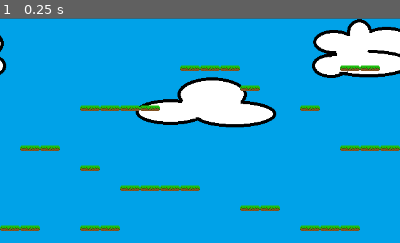
Above: before the commit, frame 1.
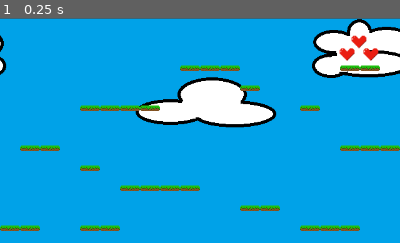
Above: after the commit, the same moment.

Repository: VjjT/gamejamtiimi7
Game: Godot game, scene res://level/main.tscn
The game is run twice, just before and just after one commit, with the same random seed, the same clock (stepped at 60 frames per second) and the same inputs.
Inputs:
- Up to frame 1 (0.25 s): no input
The pictures show only the part of the screen within x 50-100%, y 0-50%; the shares and areas given below are measured in that part.

The runs differ from the first frame. In frame 1, 0.5% of the frame differs, in the area x 84-95%, y 7-20%.

Commit message:
päivitetty kenttää ja spritejä

Diff:
--- a/tiimi-7-gamejam/level/main.tscn
+++ b/tiimi-7-gamejam/level/main.tscn
@@ -1,11 +1,16 @@
-[gd_scene load_steps=5 format=4 uid="uid://ddwgfcpabegla"]
+[gd_scene load_steps=7 format=4 uid="uid://ddwgfcpabegla"]
 
 [ext_resource type="Texture2D" uid="uid://fy6nk5vcwcjg" path="res://taustakuva/pelitausta.png" id="1_0ukcc"]
 [ext_resource type="TileSet" uid="uid://celmanpeemho8" path="res://level/scane/leveltiles.tres" id="1_414cb"]
+[ext_resource type="PackedScene" uid="uid://scy4degaool4" path="res://tasot/vesi.tscn" id="1_k8f8b"]
 [ext_resource type="PackedScene" uid="uid://blt22gdd82uj3" path="res://pelaaja/pelaaja.tscn" id="3_nt2wp"]
 [ext_resource type="PackedScene" uid="uid://dv0oxehh2jdh7" path="res://kolikko/coin.tscn" id="4_qh04p"]
+[ext_resource type="Texture2D" uid="uid://dskoq4j2re1dx" path="res://heart/heart.png" id="6_7vc00"]
 
 [node name="main" type="Node2D"]
+
+[node name="vesi2" parent="." instance=ExtResource("1_k8f8b")]
+position = Vector2(634, 605)
 
 [node name="taustakuva" type="Sprite2D" parent="."]
 position = Vector2(643, 361)
@@ -27,3 +32,26 @@
 
 [node name="coin" parent="." instance=ExtResource("4_qh04p")]
 position = Vector2(258, 424)
+
+[node name="CanvasLayer" type="CanvasLayer" parent="."]
+
+[node name="TextureRect" type="TextureRect" parent="CanvasLayer"]
+offset_left = 1176.0
+offset_top = 41.0
+offset_right = 1216.0
+offset_bottom = 81.0
+texture = ExtResource("6_7vc00")
+
+[node name="TextureRect2" type="TextureRect" parent="CanvasLayer"]
+offset_left = 1214.0
+offset_top = 41.0
+offset_right = 1254.0
+offset_bottom = 81.0
+texture = ExtResource("6_7vc00")
+
+[node name="TextureRect3" type="TextureRect" parent="CanvasLayer"]
+offset_left = 1195.0
+offset_top = 21.0
+offset_right = 1235.0
+offset_bottom = 61.0
+texture = ExtResource("6_7vc00")
--- /dev/null
+++ b/tiimi-7-gamejam/pelaaja/pelaaja.gd
@@ -0,0 +1,83 @@
+extends CharacterBody2D
+
+@onready var heart = get_node("/root/main/CanvasLayer")
+@onready var sprite = $AnimatedSprite2D
+
+var score = 0
+var health = 3
+var max_health = 3
+
+const SPEED = 200.0
+const JUMP_VELOCITY = -300.0
+const MAX_JUMPS = 2
+
+var jump_count = 0
+var start_position: Vector2
+
+func _ready():
+	start_position = global_position
+	update_heart()
+
+func add_score(amount):
+	score += amount
+	print("Score:", score)
+
+func take_damage(amount):
+	health -= amount
+	print("Health:", health)
+
+	if health <= 0:
+		die()
+	else:
+		update_heart()
+
+func update_heart():
+	if heart == null:
+		return
+
+	for i in range(heart.get_child_count()):
+		heart.get_child(i).visible = i < health
+
+func die():
+	global_position = start_position + Vector2(0, -10)
+	velocity = Vector2.ZERO
+	health = max_health
+	jump_count = 0
+	update_heart()
+
+func _physics_process(delta: float) -> void:
+	# Gravity
+	if not is_on_floor():
+		velocity += get_gravity() * delta
+	else:
+		jump_count = 0
+
+	# Jump
+	if Input.is_action_just_pressed("ui_accept") and jump_count < MAX_JUMPS:
+		velocity.y = JUMP_VELOCITY
+		jump_count += 1
+
+	# Movement
+	var direction = Input.get_axis("ui_left", "ui_right")
+
+	if direction != 0:
+		velocity.x = direction * SPEED
+	else:
+		velocity.x = move_toward(velocity.x, 0, SPEED)
+
+	move_and_slide()
+	update_animation(direction)
+
+func update_animation(direction):
+	if sprite == null:
+		return
+
+	if not is_on_floor():
+		sprite.play("jump")
+	elif direction != 0:
+		sprite.play("move")
+	else:
+		sprite.play("idle")
+
+	if direction != 0:
+		sprite.flip_h = direction < 0
--- a/tiimi-7-gamejam/pelaaja/pelaaja.tscn
+++ b/tiimi-7-gamejam/pelaaja/pelaaja.tscn
@@ -1,59 +1,7 @@
 [gd_scene load_steps=8 format=3 uid="uid://blt22gdd82uj3"]
 
 [ext_resource type="Texture2D" uid="uid://chtulh072ekve" path="res://pelaaja/pelaaja.png" id="1_1tdaa"]
-
-[sub_resource type="GDScript" id="GDScript_1tdaa"]
-script/source = "extends CharacterBody2D
-var score = 0
-func add_score(amount):
-	score += amount
-	print(score)
-
-const SPEED = 200.0
-const JUMP_VELOCITY = -300.0
-const MAX_JUMPS = 2
-
-var jump_count = 0
-
-func _physics_process(delta: float) -> void:
-	# Gravity
-	if not is_on_floor():
-		velocity += get_gravity() * delta
-	else:
-		jump_count = 0
-
-	# Jump + double jump
-	if Input.is_action_just_pressed(\"ui_accept\") and jump_count < MAX_JUMPS:
-		velocity.y = JUMP_VELOCITY
-		jump_count += 1
-
-	# Movement
-	var direction := Input.get_axis(\"ui_left\", \"ui_right\")
-	if direction:
-		velocity.x = direction * SPEED
-	else:
-		velocity.x = move_toward(velocity.x, 0, SPEED)
-
-	move_and_slide()
-
-	update_animation(direction)
-
-
-func update_animation(direction):
-	var sprite = $AnimatedSprite2D
-
-	if not is_on_floor():
-		sprite.play(\"jump\")
-	elif direction != 0:
-		sprite.play(\"move\")
-	else:
-		sprite.play(\"idle\")
-
-	# Flip sprite based on direction
-	if direction != 0:
-		sprite.flip_h = direction < 0
-
-"
+[ext_resource type="Script" uid="uid://bh6euldqh1q2p" path="res://pelaaja/pelaaja.gd" id="1_40dbr"]
 
 [sub_resource type="RectangleShape2D" id="RectangleShape2D_1tdaa"]
 size = Vector2(35, 53)
@@ -98,7 +46,7 @@
 }]
 
 [node name="pelaaja" type="CharacterBody2D"]
-script = SubResource("GDScript_1tdaa")
+script = ExtResource("1_40dbr")
 
 [node name="CollisionShape2D" type="CollisionShape2D" parent="."]
 texture_filter = 1
--- /dev/null
+++ b/tiimi-7-gamejam/tasot/vesi.tscn
@@ -0,0 +1,15 @@
+[gd_scene load_steps=3 format=3 uid="uid://scy4degaool4"]
+
+[ext_resource type="Script" uid="uid://bsl05cd55etbc" path="res://vesi.gd" id="1_4w4ol"]
+
+[sub_resource type="RectangleShape2D" id="RectangleShape2D_xnpme"]
+size = Vector2(1332, 35)
+
+[node name="vesi" type="Area2D"]
+script = ExtResource("1_4w4ol")
+
+[node name="CollisionShape2D" type="CollisionShape2D" parent="."]
+position = Vector2(1, -2)
+shape = SubResource("RectangleShape2D_xnpme")
+
+[connection signal="body_entered" from="." to="." method="_on_body_entered"]
--- /dev/null
+++ b/tiimi-7-gamejam/vesi.gd
@@ -0,0 +1,4 @@
+extends Area2D
+func _on_body_entered(body):
+	if body.name == "pelaaja":
+		body.die()
Not shown, added: tiimi-7-gamejam/items/kivi.png.import
Not shown, added: tiimi-7-gamejam/pelaaja/pelaaja.gd.uid
Not shown, added: tiimi-7-gamejam/vesi.gd.uid
